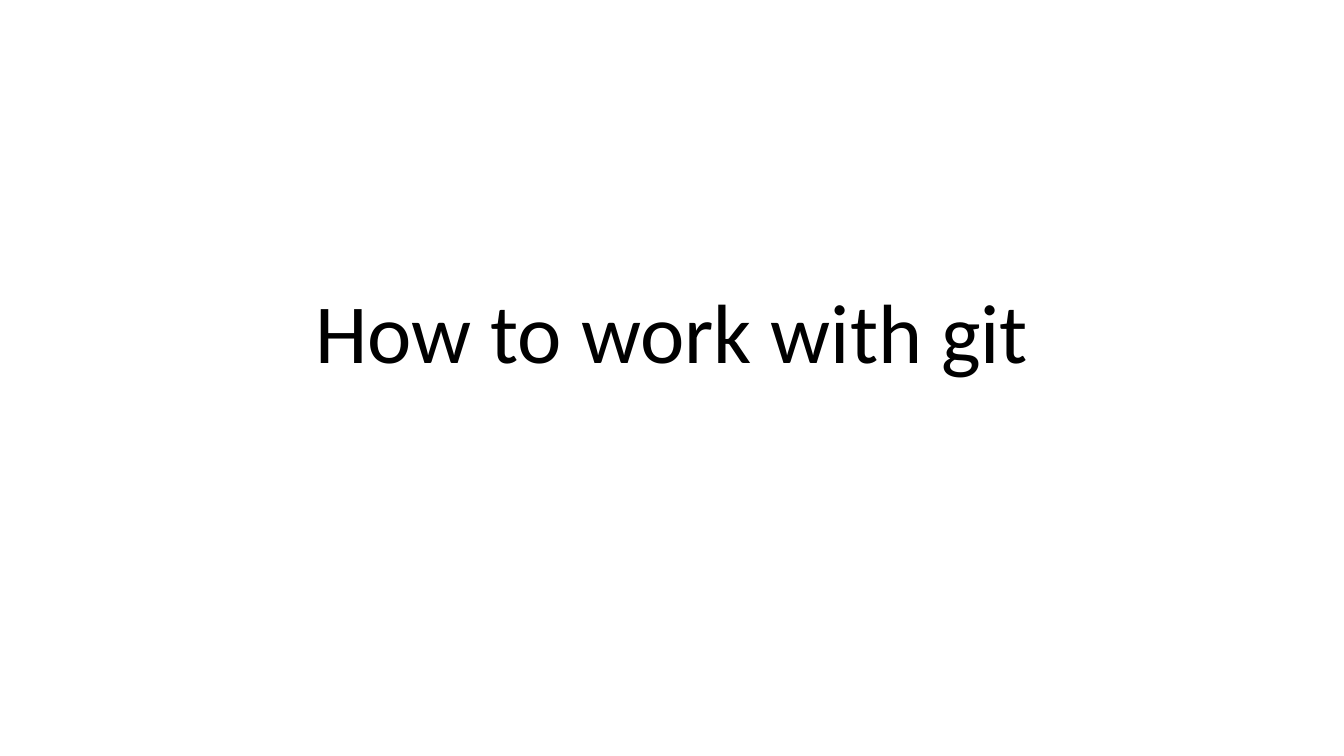
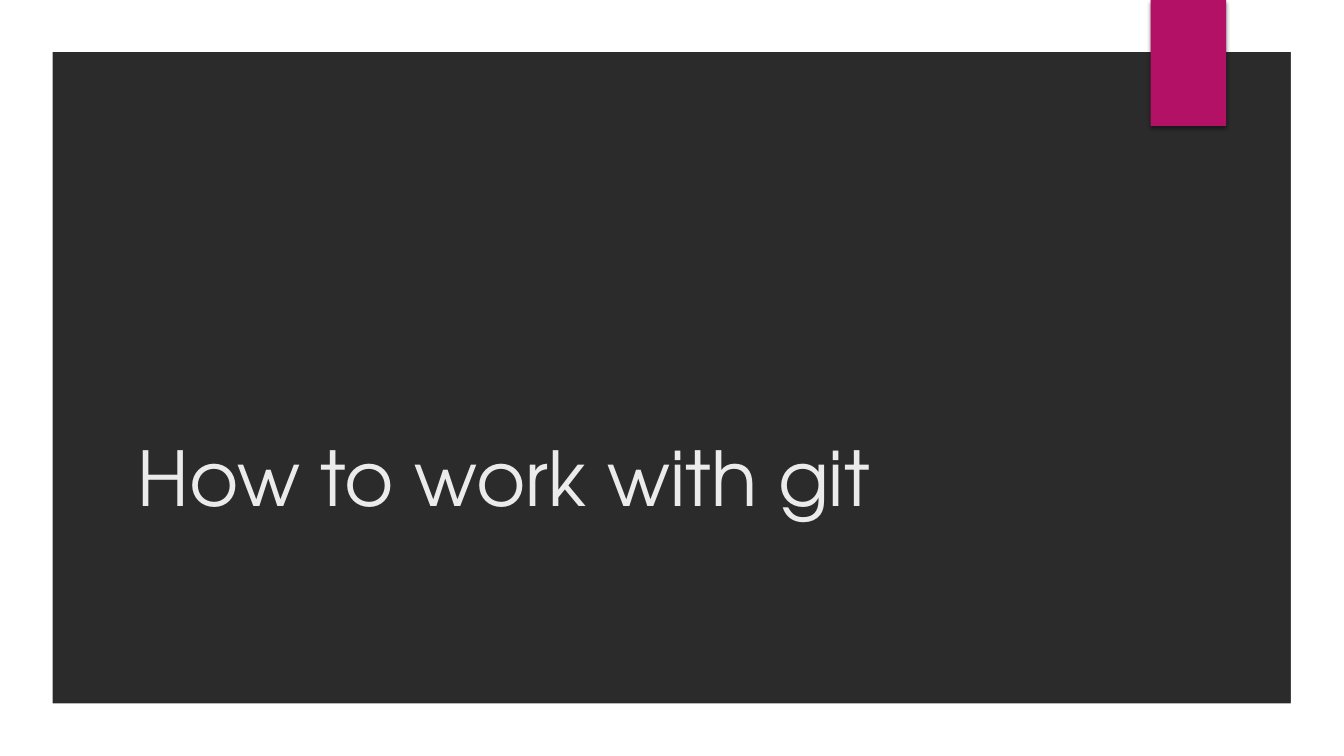
Before and after one commit to Joannahy/projects, a slide deck: slide 1 of how_to_work_with_git.pptx. Drawn at 1344x756 pixels with LibreOffice and Linux fonts; fonts in the diff are those of the drawing; background and template pictures are left out; a plain dark background stands for a picture behind light text. Boxes give left, top, right and bottom in pixels: in the first picture for what was removed or moved away, otherwise in the second. Text is boxed around its words. In the diff, an @@ line names an element or a change of style, - is before the commit and + after.

```diff
--- a/how_to_work_with_git.pptx
+++ b/how_to_work_with_git.pptx
@@ background #FFFFFF to picture (left out) @@
@@ freeform shape added at [0, 0, 1344, 756], fill #FFFFFF @@
@@ rectangle added at [1150, 0, 1226, 126], fill #B31166 @@
@@ title "How to work with git": place and size @@
-title "How to work with git" at [315, 304, 1028, 378]
+title "How to work with git" at [137, 450, 870, 523]
@@ title "How to work with git" at [137, 450, 870, 523]: size 60 to 54 pt, font Calibri to TeX Gyre Adventor, text colour #000000 to #EBEBEB; alignment centre to left; line spacing 0.9 to 1 @@
```
Also in this commit, not shown: 4 other slides changed, 1 slide added.
